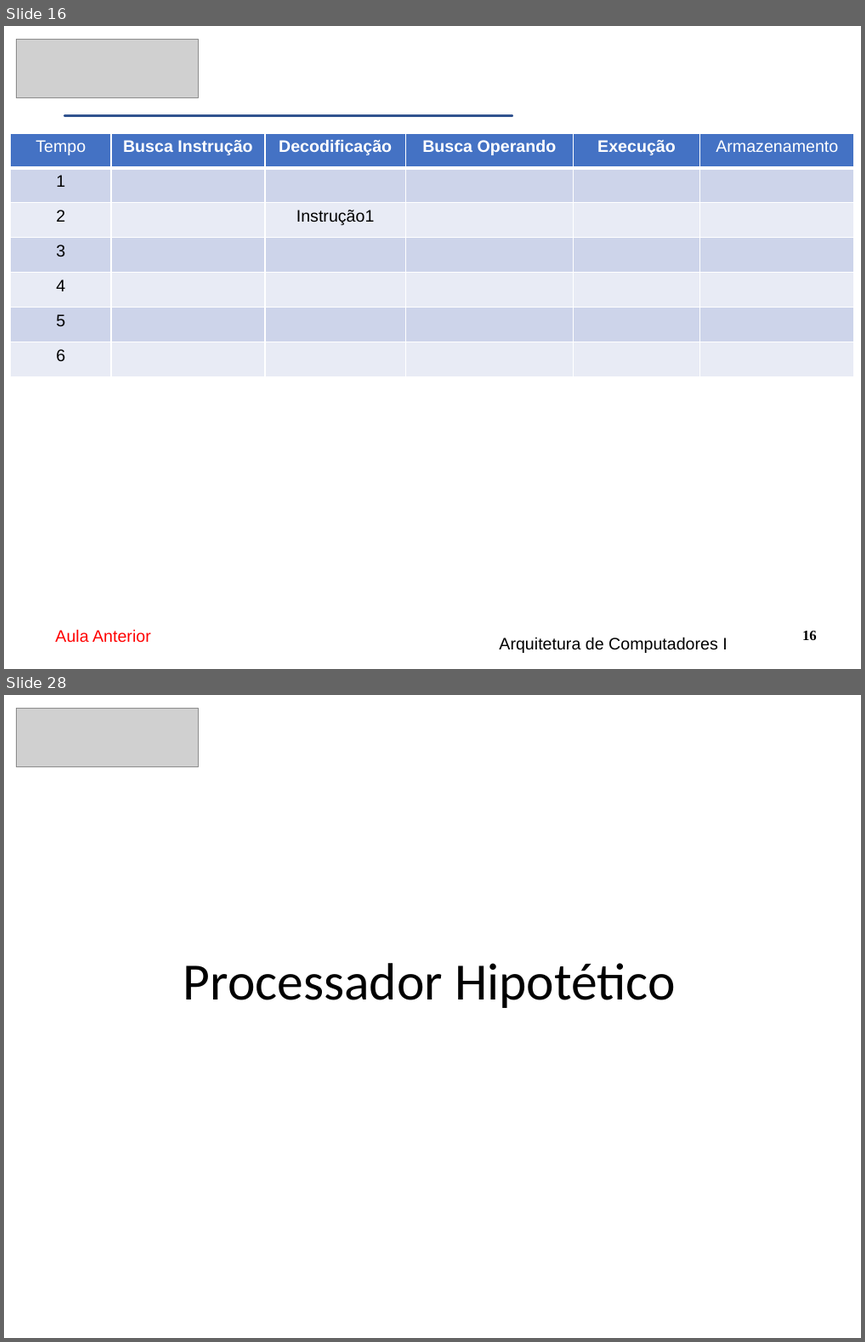
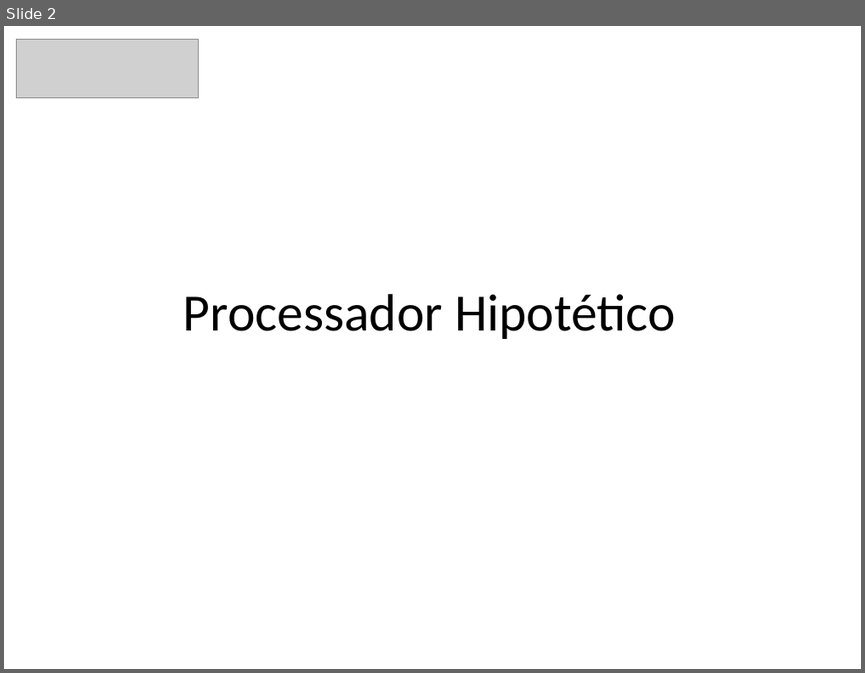
Before and after one commit to CloudEducationBrazil/WydenArquiteturaComputadores, a slide deck: 01 Classes/Aula10 - Arquitetura - Processamento Hipotético.pptx. Shown one above the other, each under a label of ours: slides 16 and 28 before the commit, slide 2 after it; the slides between them are not shown. The pictures are 865x1342 and 865x673 pixels, drawn with LibreOffice and Linux fonts; fonts in the diff are those of the drawing; grey boxes stand for pictures. Boxes give left, top, right and bottom in pixels: in the first picture for what was removed or moved away, otherwise in the second. Text is boxed around its words. In the diff, an @@ line names an element or a change of style, - is before the commit and + after.

```diff
--- a/01 Classes/Aula10 - Arquitetura - Processamento Hipotético.pptx
+++ b/01 Classes/Aula10 - Arquitetura - Processamento Hipotético.pptx
@@ slide 16 removed at (x1=4, y1=26, x2=861, y2=669), background #FFFFFF @@
@@ picture removed at (x1=16, y1=40, x2=198, y2=98) @@
@@ math minus removed at (x1=4, y1=114, x2=594, y2=118) @@
@@ table removed at (x1=11, y1=133, x2=854, y2=414), 7 rows, 6 columns @@
-Tempo | Busca Instrução | Decodificação | Busca Operando | Execução | Armazenamento
-1 |  |  |  |  | 
-2 |  | Instrução1 |  |  | 
-3 |  |  |  |  | 
-4 |  |  |  |  | 
-5 |  |  |  |  | 
-6 |  |  |  |  | 
@@ text removed at (x1=55, y1=629, x2=151, y2=642) @@
-Aula Anterior
@@ text removed at (x1=499, y1=636, x2=726, y2=652) @@
-Arquitetura de Computadores I
@@ page number removed at (x1=802, y1=630, x2=817, y2=640) @@
-16
@@ what was slide 28 is now slide 2 @@
```
Also in this commit, not shown: 25 other slides removed.
